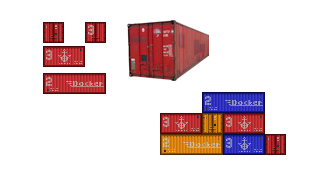
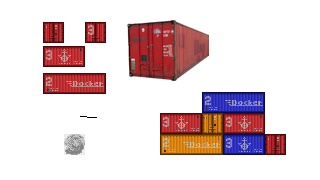
Before/after of a (320, 180) layered artwork. What changed in the layer stack:
added group "Explosion" with 3 layers above "Containerstapel" over (64, 116, 97, 155)
added layer "1" in group "Explosion" over (64, 116, 97, 155)
added layer "Ebene 5" (9%) in group "Explosion" over (64, 134, 85, 155)
